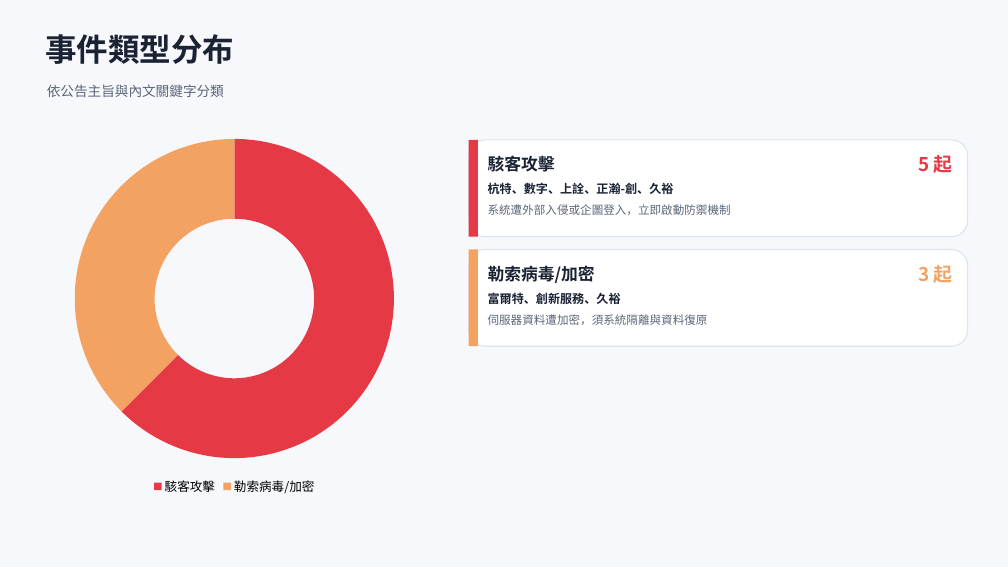
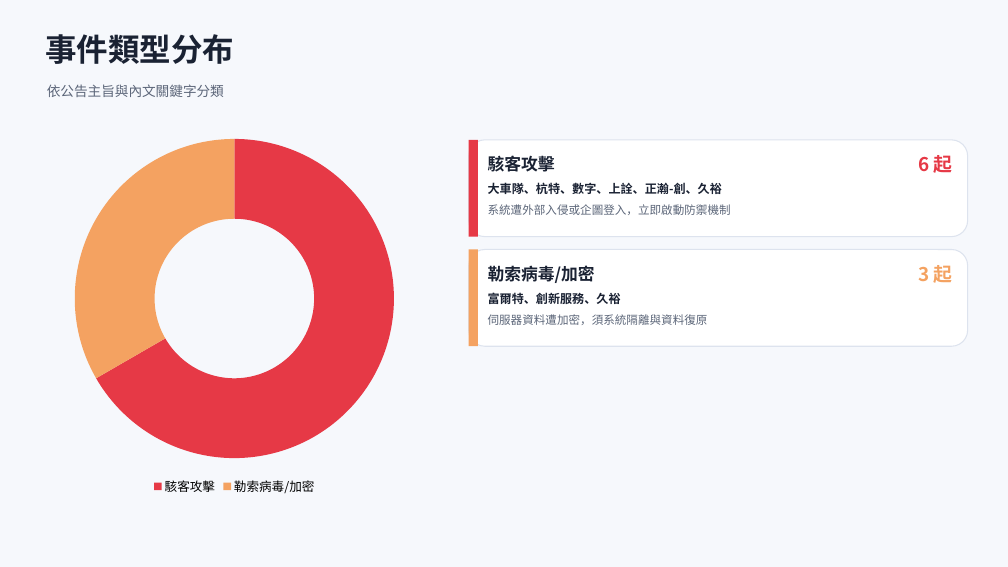
Before and after one commit to Johnnylin77/mops-isec-monitor, a slide deck: slide 3 of 資安事件因應分析.pptx. Drawn at 1008x567 pixels with LibreOffice and Linux fonts; fonts in the diff are those of the drawing. Boxes give left, top, right and bottom in pixels: in the first picture for what was removed or moved away, otherwise in the second. Text is boxed around its words. In the diff, an @@ line names an element or a change of style, - is before the commit and + after.

```diff
--- a/資安事件因應分析.pptx
+++ b/資安事件因應分析.pptx
@@ doughnut chart at (38, 129, 431, 499) @@
@@ Series 1, 駭客攻擊: 62 to 67 @@
@@ Series 1, 勒索病毒/加密: 38 to 33 @@
@@ text at (918, 155, 953, 173): text changed @@
-5 起
+6 起
@@ text at (488, 182, 722, 194): text changed @@
-杭特、數字、上詮、正瀚-創、久裕
+大車隊、杭特、數字、上詮、正瀚-創、久裕
```
Also in this commit, not shown: 5 other slides changed, 1 slide added, 2 other files.
